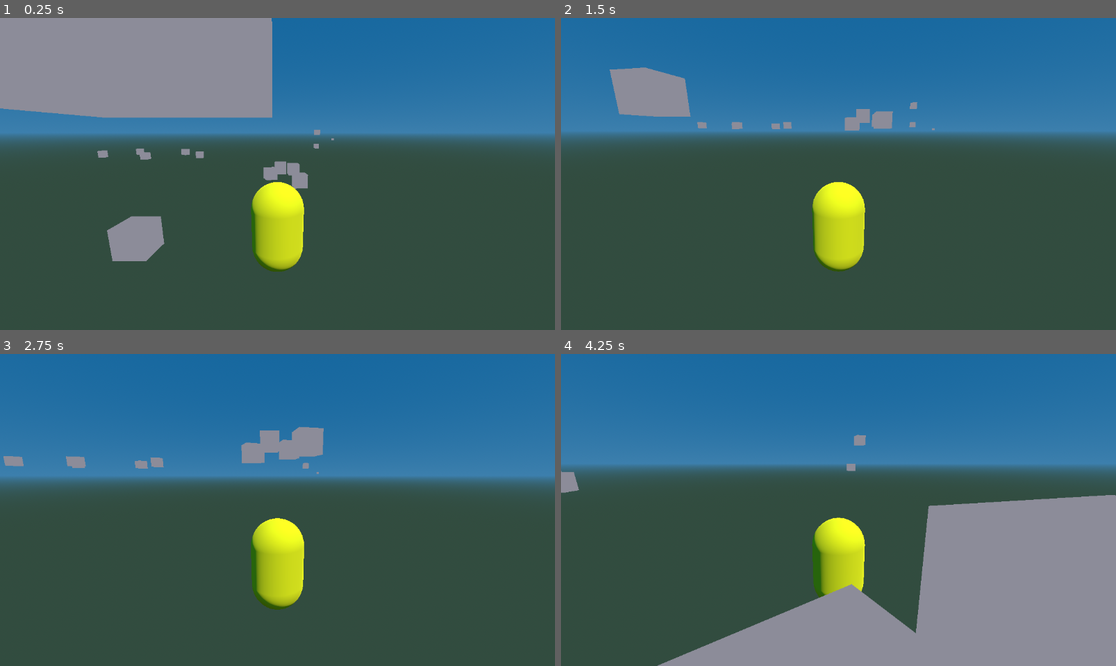
Above: before the commit, frames 1-4 (two rows, left to right).
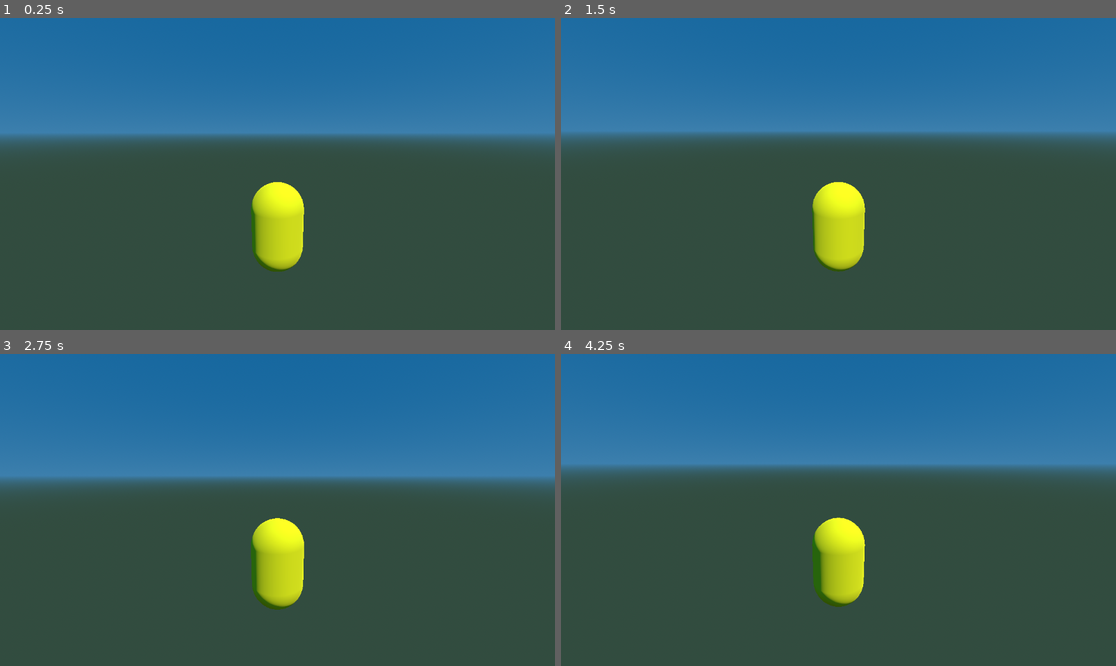
Above: after the commit, the same moments.

Repository: alexscott2718-gif/jn-engine
Game: Godot game, scene res://scenes/spike.tscn
Same seed, same stepped clock (60 frames per second), same inputs: the game is played once before the commit and once after it.
Inputs (mouse positions are in pixels of both pictures, inside the frame that each line leads up to):
- Up to frame 1 (0.25 s): no input
- Up to frame 2 (1.5 s): tap Enter at 0.5 s; move the mouse to (866, 174) at 0.52 s; hold W from 0.53 s (still down); tap Space at 0.77 s; move the mouse to (810, 174) at 1.27 s
- Up to frame 3 (2.75 s): keep holding W; tap Space at 1.52 s; move the mouse to (288, 503) at 2.02 s
- Up to frame 4 (4.25 s): keep holding W; move the mouse to (832, 516) at 2.77 s; tap Space at 3.02, 3.77 s; move the mouse to (877, 513) at 3.52 s

The runs differ from the first frame. In frame 1, 17% of the frame differs, in the area x 0-61%, y 0-78%; in frame 2, 2.5%; in frame 3, 1.5%; in frame 4, 26%, in the area x 0-100%, y 25-100%.

Commit message:
godot: Phase 2b — ASE->glb converter; entities fully real (0 placeholders)
Unblock the ~48 ASE-only entity meshes (doors, pickups, characters, vehicles)
that had no glb twin and were rendering as placeholder boxes.

- tools/ase_to_glb.py: ASE -> .glb via ase_parser + pygltflib. Conventions
  verified against ase_loader.c: position (x, z, -y) Max->GL, UV (u, 1-v) for
  top-down glTF textures, separate MESH_FACE/MESH_TFACE de-indexed per corner,
  bitmap basename -> assets/png/<stem>.png, KHR_materials_unlit double-sided.
  No-UV meshes (rigged pickups) and meshes whose texture is absent from the
  asset set fall back to flat diffuse colour instead of black. --all-missing
  converts every entity_visual.c ASE that lacks a glb twin.

- Converted 42/45 (3 are animation-only walk ASEs with no static mesh) into
  assets/glb/ase/. Validated in Godot: firehydrant + DoorGrill2 render upright,
  correctly textured; jimpickup (no UVs) falls back to flat green.

- Regenerated entity_registry.json: the new glbs auto-resolve as twins, so
  Level 1 entities now resolve to 117 glb + 41 sprite + 0 placeholder (was 60
  glb + 57 placeholder). Doors, pickups, characters, vehicles all render.

- spike: JN_PREVIEW=<glb> mesh-preview hook (frames + screenshots one mesh) for
  validating conversions.

Co-Authored-By: Claude Opus 4.8 <noreply@anthropic.com>

Diff:
--- a/godot/entity_registry.json
+++ b/godot/entity_registry.json
@@ -4,8 +4,8 @@
     "counts": {
       "invisible": 37,
       "sprite": 8,
-      "glb": 29,
-      "placeholder": 56
+      "glb": 82,
+      "placeholder": 3
     }
   },
   "tag": {
@@ -30,8 +30,8 @@
       "scale": 1.0
     },
     "3PIC|hydrant": {
-      "kind": "placeholder",
-      "ase": "assets/ase/firehydrant.ASE",
+      "kind": "glb",
+      "glb": "assets/glb/ase/firehydrant.glb",
       "scale": 1.0
     },
     "3PIC|godphone": {
@@ -50,13 +50,13 @@
       "scale": 1.0
     },
     "3PIC|egg2b": {
-      "kind": "placeholder",
-      "ase": "assets/ase/omt/egg.ASE",
+      "kind": "glb",
+      "glb": "assets/glb/ase/egg.glb",
       "scale": 0.5
     },
     "3PIC|boatl": {
-      "kind": "placeholder",
-      "ase": "assets/ase/omt/SailBoat.ASE",
+      "kind": "glb",
+      "glb": "assets/glb/ase/SailBoat.glb",
       "scale": 0.5
     },
     "3PIC|hsounds": {
@@ -68,78 +68,78 @@
       "scale": 1.0
     },
     "3OMT|bench01": {
-      "kind": "placeholder",
-      "ase": "assets/ase/board.ASE",
+      "kind": "glb",
+      "glb": "assets/glb/ase/board.glb",
       "scale": 1.0
     },
     "3OMT|beam": {
-      "kind": "placeholder",
-      "ase": "assets/ase/beams.ASE",
+      "kind": "glb",
+      "glb": "assets/glb/ase/beams.glb",
       "scale": 1.0
     },
     "3OMT|beams": {
-      "kind": "placeholder",
-      "ase": "assets/ase/beams.ASE",
+      "kind": "glb",
+      "glb": "assets/glb/ase/beams.glb",
       "scale": 1.0
     },
     "3OMT|board": {
-      "kind": "placeholder",
-      "ase": "assets/ase/board.ASE",
+      "kind": "glb",
+      "glb": "assets/glb/ase/board.glb",
       "scale": 1.0
     },
     "3OMT|ray": {
-      "kind": "placeholder",
-      "ase": "assets/ase/ray.ASE",
+      "kind": "glb",
+      "glb": "assets/glb/ase/ray.glb",
       "scale": 1.0
     },
     "3DOR|doorpp1": {
-      "kind": "placeholder",
-      "ase": "assets/ase/DoorPP1.ASE",
+      "kind": "glb",
+      "glb": "assets/glb/ase/DoorPP1.glb",
       "scale": 1.0
     },
     "3DOR|doorpp2": {
-      "kind": "placeholder",
-      "ase": "assets/ase/DoorPP2.ASE",
+      "kind": "glb",
+      "glb": "assets/glb/ase/DoorPP2.glb",
       "scale": 1.0
     },
     "3DOR|doorgrill": {
-      "kind": "placeholder",
-      "ase": "assets/ase/doorgrill.ASE",
+      "kind": "glb",
+      "glb": "assets/glb/ase/doorgrill.glb",
       "scale": 1.0
     },
     "3DOR|doorgrill2": {
-      "kind": "placeholder",
-      "ase": "assets/ase/DoorGrill2.ASE",
+      "kind": "glb",
+      "glb": "assets/glb/ase/DoorGrill2.glb",
       "scale": 1.0
     },
     "3DOR|doorgrill3": {
-      "kind": "placeholder",
-      "ase": "assets/ase/DoorGrill3.ASE",
+      "kind": "glb",
+      "glb": "assets/glb/ase/DoorGrill3.glb",
       "scale": 1.0
     },
     "3DOR|doorcloset": {
-      "kind": "placeholder",
-      "ase": "assets/ase/DoorCloset.ASE",
+      "kind": "glb",
+      "glb": "assets/glb/ase/DoorCloset.glb",
       "scale": 1.0
     },
     "3DOR|doorfowl": {
-      "kind": "placeholder",
-      "ase": "assets/ase/doorfowl.ASE",
+      "kind": "glb",
+      "glb": "assets/glb/ase/doorfowl.glb",
       "scale": 1.0
     },
     "3DOR|doorcave": {
-      "kind": "placeholder",
-      "ase": "assets/ase/doorcave.ASE",
+      "kind": "glb",
+      "glb": "assets/glb/ase/doorcave.glb",
       "scale": 1.0
     },
     "3DOR|doorretro": {
-      "kind": "placeholder",
-      "ase": "assets/ase/doorretro.ASE",
+      "kind": "glb",
+      "glb": "assets/glb/ase/doorretro.glb",
       "scale": 1.0
     },
     "3DOR|firedoor": {
-      "kind": "placeholder",
-      "ase": "assets/ase/firedoor.ASE",
+      "kind": "glb",
+      "glb": "assets/glb/ase/firedoor.glb",
       "scale": 1.0
     }
   },
@@ -222,18 +222,18 @@
       "kind": "invisible"
     },
     "3HER": {
-      "kind": "placeholder",
-      "ase": "assets/ase/bigbotstop.ASE",
+      "kind": "glb",
+      "glb": "assets/glb/ase/bigbotstop.glb",
       "scale": 1.0
     },
     "ITEM": {
-      "kind": "placeholder",
-      "ase": "assets/ase/jimpickup.ASE",
+      "kind": "glb",
+      "glb": "assets/glb/ase/jimpickup.glb",
       "scale": 1.0
     },
     "3PIC": {
-      "kind": "placeholder",
-      "ase": "assets/ase/jimpickup.ASE",
+      "kind": "glb",
+      "glb": "assets/glb/ase/jimpickup.glb",
       "scale": 0.5
     },
     "3OMT": {
@@ -242,18 +242,18 @@
       "scale": 1.0
     },
     "3ROC": {
-      "kind": "placeholder",
-      "ase": "assets/ase/rocket.ASE",
+      "kind": "glb",
+      "glb": "assets/glb/ase/Rocket.glb",
       "scale": 1.0
     },
     "3ARR": {
-      "kind": "placeholder",
-      "ase": "assets/ase/3Darrow.ASE",
+      "kind": "glb",
+      "glb": "assets/glb/ase/3Darrow.glb",
       "scale": 1.0
     },
     "3BUT": {
-      "kind": "placeholder",
-      "ase": "assets/ase/buttonup.ASE",
+      "kind": "glb",
+      "glb": "assets/glb/ase/buttonup.glb",
       "scale": 1.0
     },
     "3DOR": {
@@ -262,23 +262,23 @@
       "scale": 1.0
     },
     "3CAR": {
-      "kind": "placeholder",
-      "ase": "assets/ase/carlstop.ASE",
+      "kind": "glb",
+      "glb": "assets/glb/ase/carlstop.glb",
       "scale": 1.0
     },
     "3BEN": {
-      "kind": "placeholder",
-      "ase": "assets/ase/bennystop.ASE",
+      "kind": "glb",
+      "glb": "assets/glb/ase/bennystop.glb",
       "scale": 1.0
     },
     "3HUM": {
-      "kind": "placeholder",
-      "ase": "assets/ase/humpstop.ASE",
+      "kind": "glb",
+      "glb": "assets/glb/ase/humpstop.glb",
       "scale": 1.0
     },
     "3FIS": {
-      "kind": "placeholder",
-      "ase": "assets/ase/fish2.ASE",
+      "kind": "glb",
+      "glb": "assets/glb/ase/fish2.glb",
       "scale": 1.0
     },
     "3PHO": {
@@ -287,13 +287,13 @@
       "scale": 1.0
     },
     "3HYD": {
-      "kind": "placeholder",
-      "ase": "assets/ase/firehydrant.ASE",
+      "kind": "glb",
+      "glb": "assets/glb/ase/firehydrant.glb",
       "scale": 1.0
     },
     "3JIM": {
-      "kind": "placeholder",
-      "ase": "assets/ase/jimstop.ase",
+      "kind": "glb",
+      "glb": "assets/glb/ase/jimstop.glb",
       "scale": 1.0
     },
     "3SHE": {
@@ -302,28 +302,28 @@
       "scale": 1.0
     },
     "3LIB": {
-      "kind": "placeholder",
-      "ase": "assets/ase/libystop.ASE",
+      "kind": "glb",
+      "glb": "assets/glb/ase/libystop.glb",
       "scale": 1.0
     },
     "3MOM": {
-      "kind": "placeholder",
-      "ase": "assets/ase/judystop.ASE",
+      "kind": "glb",
+      "glb": "assets/glb/ase/judystop.glb",
       "scale": 1.0
     },
     "3GIR": {
-      "kind": "placeholder",
-      "ase": "assets/ase/plantstop.ASE",
+      "kind": "glb",
+      "glb": "assets/glb/ase/plantstop.glb",
       "scale": 1.0
     },
     "3KIT": {
-      "kind": "placeholder",
-      "ase": "assets/ase/catsit.ASE",
+      "kind": "glb",
+      "glb": "assets/glb/ase/catsit.glb",
       "scale": 1.0
     },
     "3NIC": {
-      "kind": "placeholder",
-      "ase": "assets/ase/nickstop.ASE",
+      "kind": "glb",
+      "glb": "assets/glb/ase/nickstop.glb",
       "scale": 1.0
     },
     "3GUA": {
@@ -337,13 +337,13 @@
       "scale": 1.0
     },
     "3FLA": {
-      "kind": "placeholder",
-      "ase": "assets/ase/firestrato.ASE",
+      "kind": "glb",
+      "glb": "assets/glb/ase/firestrato.glb",
       "scale": 1.0
     },
     "3SBU": {
-      "kind": "placeholder",
-      "ase": "assets/ase/retrobus.ASE",
+      "kind": "glb",
+      "glb": "assets/glb/ase/retrobus.glb",
       "scale": 1.0
     },
     "3TRE": {
@@ -352,8 +352,8 @@
       "scale": 1.0
     },
     "3DIN": {
-      "kind": "placeholder",
-      "ase": "assets/ase/omt/dino.ASE",
+      "kind": "glb",
+      "glb": "assets/glb/ase/dino.glb",
       "scale": 1.0
     },
     "3FAN": {
@@ -362,8 +362,8 @@
       "scale": 1.0
     },
     "3SAI": {
-      "kind": "placeholder",
-      "ase": "assets/ase/omt/SailBoat.ASE",
+      "kind": "glb",
+      "glb": "assets/glb/ase/SailBoat.glb",
       "scale": 1.0
     },
     "3SPH": {
@@ -372,13 +372,13 @@
       "scale": 1.0
     },
     "3MER": {
-      "kind": "placeholder",
-      "ase": "assets/ase/omt/Rocket.ASE",
+      "kind": "glb",
+      "glb": "assets/glb/ase/Rocket.glb",
       "scale": 1.0
     },
     "3SUV": {
-      "kind": "placeholder",
-      "ase": "assets/ase/omt/lawnmower.ASE",
+      "kind": "glb",
+      "glb": "assets/glb/ase/lawnmower.glb",
       "scale": 1.0
     },
     "3AIO": {
@@ -387,8 +387,8 @@
       "scale": 1.0
     },
     "3SWN": {
-      "kind": "placeholder",
-      "ase": "assets/ase/doorfowl.ASE",
+      "kind": "glb",
+      "glb": "assets/glb/ase/doorfowl.glb",
       "scale": 1.0
     },
     "3NEU": {
@@ -428,13 +428,13 @@
       "scale": 1.0
     },
     "3HUG": {
-      "kind": "placeholder",
-      "ase": "assets/ase/hughstop.ASE",
+      "kind": "glb",
+      "glb": "assets/glb/ase/hughstop.glb",
       "scale": 1.0
     },
     "3ULT": {
-      "kind": "placeholder",
-      "ase": "assets/ase/ultrastop.ASE",
+      "kind": "glb",
+      "glb": "assets/glb/ase/ultrastop.glb",
       "scale": 1.0
     },
     "3FOW": {
@@ -443,18 +443,18 @@
       "scale": 1.0
     },
     "3SPK": {
-      "kind": "placeholder",
-      "ase": "assets/ase/sporkystop.ASE",
+      "kind": "glb",
+      "glb": "assets/glb/ase/sporkystop.glb",
       "scale": 1.0
     },
     "3BOT": {
-      "kind": "placeholder",
-      "ase": "assets/ase/bigbotstop.ASE",
+      "kind": "glb",
+      "glb": "assets/glb/ase/bigbotstop.glb",
       "scale": 1.0
     },
     "3ENE": {
-      "kind": "placeholder",
-      "ase": "assets/ase/bigbotstop.ASE",
+      "kind": "glb",
+      "glb": "assets/glb/ase/bigbotstop.glb",
       "scale": 1.0
     },
     "3NUM": {
@@ -483,13 +483,13 @@
       "scale": 1.0
     },
     "3DUD": {
-      "kind": "placeholder",
-      "ase": "assets/ase/downdoor2a.ASE",
+      "kind": "glb",
+      "glb": "assets/glb/ase/downdoor2a.glb",
       "scale": 1.0
     },
     "3WAB": {
-      "kind": "placeholder",
-      "ase": "assets/ase/buttondown.ASE",
+      "kind": "glb",
+      "glb": "assets/glb/ase/buttondown.glb",
       "scale": 1.0
     },
     "3SCR": {
@@ -533,23 +533,23 @@
       "scale": 1.0
     },
     "3HOV": {
-      "kind": "placeholder",
-      "ase": "assets/ase/jnvsjn/godflycycle.ase",
+      "kind": "glb",
+      "glb": "assets/glb/ase/godflycycle.glb",
       "scale": 1.0
     },
     "3SUB": {
-      "kind": "placeholder",
-      "ase": "assets/ase/jnvsjn/substop.ase",
+      "kind": "glb",
+      "glb": "assets/glb/ase/substop.glb",
       "scale": 1.0
     },
     "3VRT": {
-      "kind": "placeholder",
-      "ase": "assets/ase/jnvsjn/tankstop.ase",
+      "kind": "glb",
+      "glb": "assets/glb/ase/tankstop.glb",
       "scale": 1.0
     },
     "3LUN": {
-      "kind": "placeholder",
-      "ase": "assets/ase/jnvsjn/lunerlanderstop.ase",
+      "kind": "glb",
+      "glb": "assets/glb/ase/lunerlanderstop.glb",
       "scale": 1.0
     },
     "3TEX": {
--- a/godot/scenes/spike.gd
+++ b/godot/scenes/spike.gd
@@ -11,6 +11,10 @@
 const LEVEL_PATH := "res://levels/level1.json"
 
 func _ready() -> void:
+	var preview := OS.get_environment("JN_PREVIEW")
+	if preview != "":
+		_preview_mesh(preview)
+		return
 	_build_environment()
 	var loader := _build_loader()
 	_build_player(loader)
@@ -150,6 +154,37 @@
 	print("[spike] wrote screenshot -> %s" % path)
 	get_tree().quit()
 
+## Load a single glb (foundry-relative path) centered, framed, and screenshot it
+## — for validating ASE->glb conversions (upright? correct texture/UVs?).
+func _preview_mesh(rel: String) -> void:
+	_build_environment()
+	var repo := ProjectSettings.globalize_path("res://").path_join("..")
+	var abs_path := repo.path_join(rel).simplify_path()
+	var doc := GLTFDocument.new()
+	var state := GLTFState.new()
+	if doc.append_from_file(abs_path, state) != OK:
+		print("[preview] failed to load %s" % abs_path); get_tree().quit(); return
+	var node := doc.generate_scene(state) as Node3D
+	add_child(node)
+	# Frame it: compute AABB from mesh instances, place a 3/4 camera.
+	var meshes: Array = []
+	_gather_meshes(node, meshes)
+	if meshes.is_empty():
+		print("[preview] no meshes"); get_tree().quit(); return
+	var b: AABB = meshes[0].global_transform * meshes[0].get_aabb()
+	for mi in meshes:
+		b = b.merge(mi.global_transform * mi.get_aabb())
+	var c := b.position + b.size * 0.5
+	var r: float = maxf(b.size.x, maxf(b.size.y, b.size.z)) * 1.2 + 1.0
+	var cam := Camera3D.new()
+	cam.near = r * 0.001; cam.far = r * 10.0
+	cam.position = c + Vector3(r, r * 0.7, r)
+	add_child(cam); cam.look_at(c, Vector3.UP); cam.make_current()
+	print("[preview] %s aabb.size=%s" % [rel, b.size])
+	var shot := OS.get_environment("JN_SHOT")
+	if shot != "":
+		_screenshot_after(shot, 5)
+
 func _build_environment() -> void:
 	# Sky tint mirrors renderer_set_sky(bluesky3) in src/game/main.c.
 	var env := Environment.new()
Not shown, added: assets/glb/ase/3Darrow.glb
Not shown, added: assets/glb/ase/DoorCloset.glb
Not shown, added: assets/glb/ase/DoorGrill2.glb
Not shown, added: assets/glb/ase/DoorGrill3.glb
Not shown, added: assets/glb/ase/DoorPP1.glb
Not shown, added: assets/glb/ase/DoorPP2.glb
Not shown, added: assets/glb/ase/Rocket.glb
Not shown, added: assets/glb/ase/SailBoat.glb
Not shown, added: assets/glb/ase/beams.glb
Not shown, added: assets/glb/ase/bennystop.glb
Not shown, added: assets/glb/ase/bigbotstop.glb
Not shown, added: assets/glb/ase/board.glb
(and 34 more such lines)
